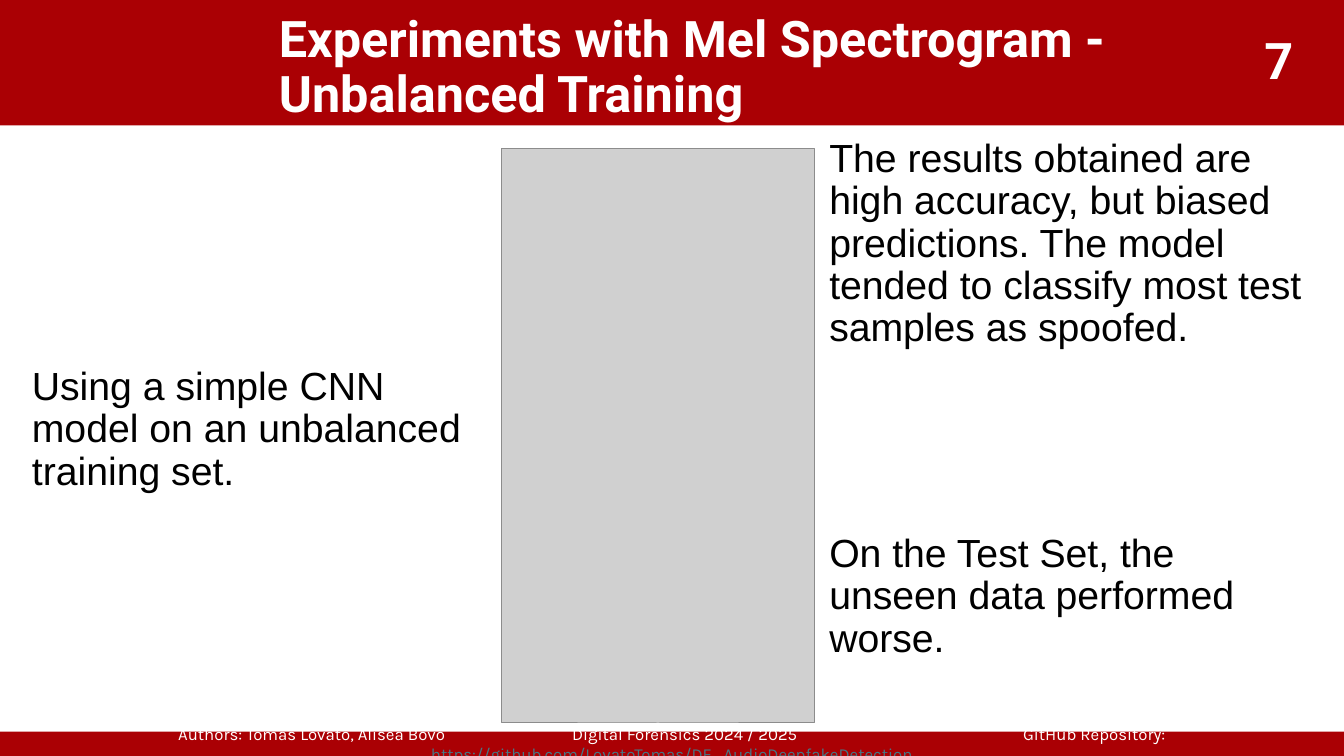
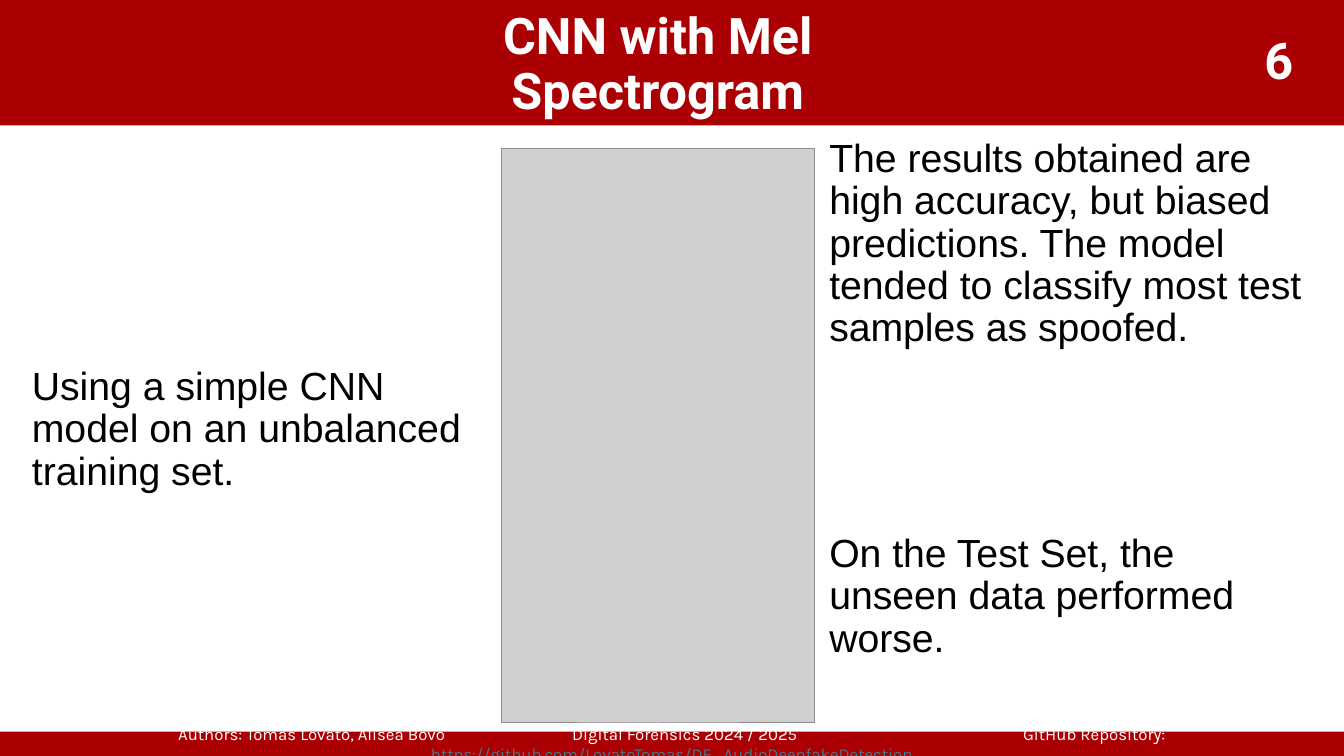
Before and after one commit to LovatoTomas/DF_AudioDeepfakeDetection, a slide deck: slide 6 of DeepFake_Audio_Detection.pptx (slide 7 before the commit). Drawn at 1344x756 pixels with LibreOffice and Linux fonts; fonts in the diff are those of the drawing; grey boxes stand for pictures; background and template pictures are left out. Boxes give left, top, right and bottom in pixels: in the first picture for what was removed or moved away, otherwise in the second. Text is boxed around its words. In the diff, an @@ line names an element or a change of style, - is before the commit and + after.

```diff
--- a/DeepFake_Audio_Detection.pptx
+++ b/DeepFake_Audio_Detection.pptx
@@ title at (503, 16, 813, 120): text changed @@
-Experiments with Mel Spectrogram - Unbalanced Training
+CNN with Mel Spectrogram
@@ page number at (1264, 42, 1293, 80): text changed @@
-7
+6
```
Also in this commit, not shown: 14 other slides changed, 3 slides removed, 2 other files.
